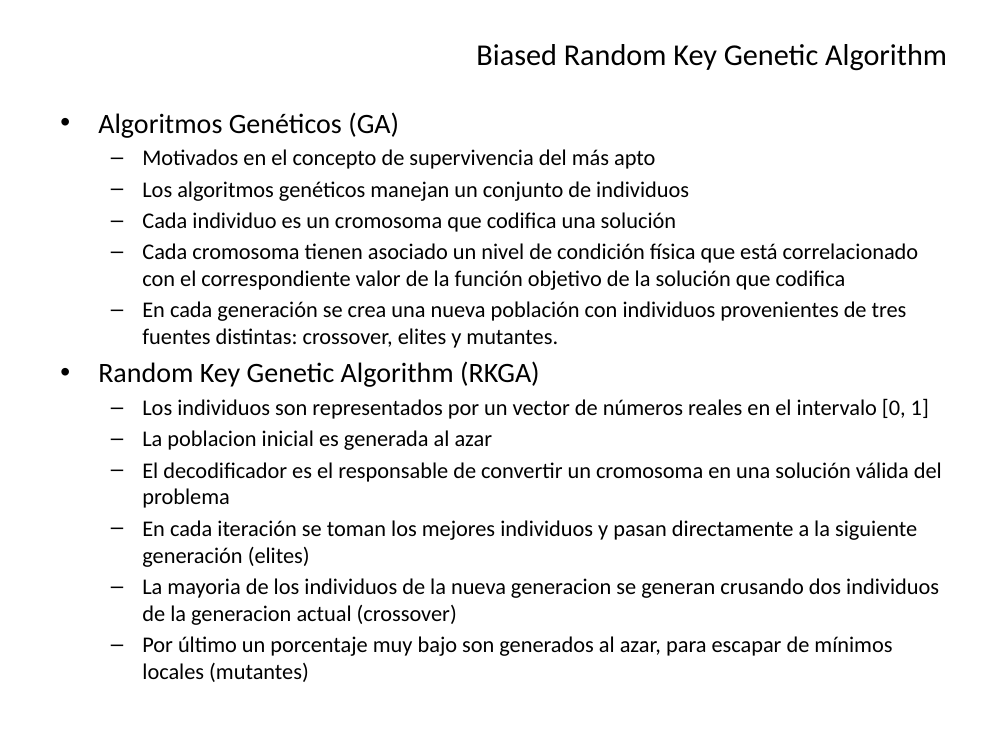
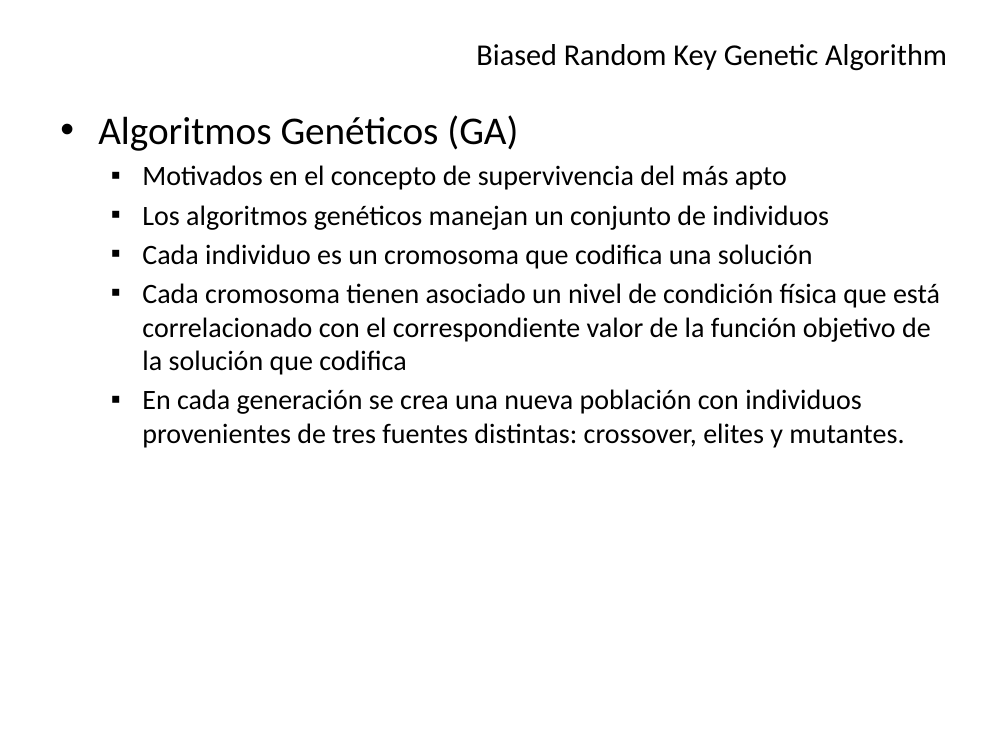
Before and after one commit to Aleitox/TopBrkga, a slide deck: slide 6 of TesisPaper/Defensa/Biased Random Key Genetic Algorithm.pptx (slide 5 before the commit). Drawn at 1008x756 pixels with LibreOffice and Linux fonts; fonts in the diff are those of the drawing. Boxes give left, top, right and bottom in pixels: in the first picture for what was removed or moved away, otherwise in the second. Text is boxed around its words. In the diff, an @@ line names an element or a change of style, - is before the commit and + after.

Commit message:
* ppt

```diff
--- a/TesisPaper/Defensa/Biased Random Key Genetic Algorithm.pptx
+++ b/TesisPaper/Defensa/Biased Random Key Genetic Algorithm.pptx
@@ text "Algoritmos Genéticos (GA)" at bbox=[98, 115, 940, 448]: size 20 to 28 pt in "Algoritmos Genéticos (GA)"; size 16 to 20 pt; more space between paragraphs; bullet – to ▪ @@
@@ text at bbox=[98, 361, 942, 682]: paragraphs removed @@
-• Random Key Genetic Algorithm (RKGA)
-  – Los individuos son representados por un vector de números reales en el intervalo [0, 1]
-  – La poblacion inicial es generada al azar
-  – El decodificador es el responsable de convertir un cromosoma en una solución válida del problema
-  – En cada iteración se toman los mejores individuos y pasan directamente a la siguiente generación (elites)
-  – La mayoria de los individuos de la nueva generacion se generan crusando dos individuos de la generacion actual (crossover)
-  – Por último un porcentaje muy bajo son generados al azar, para escapar de mínimos locales (mutantes)
```
Also in this commit, not shown: 5 other slides changed, 7 slides added, 5 other files.
